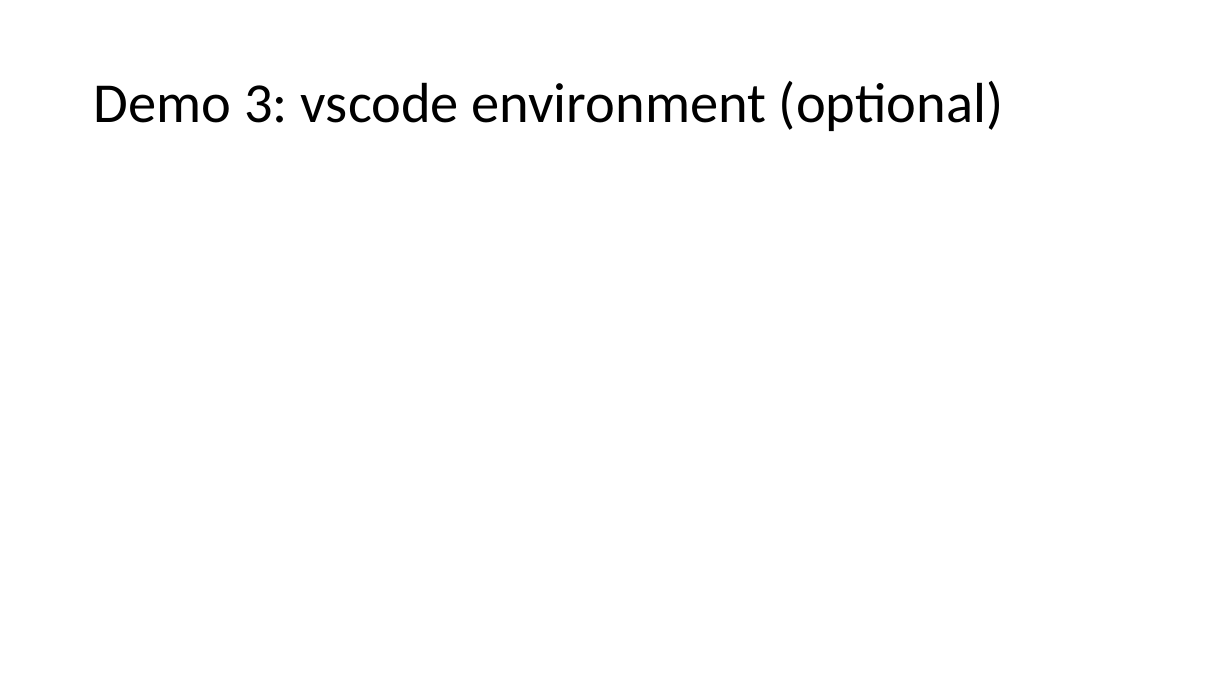
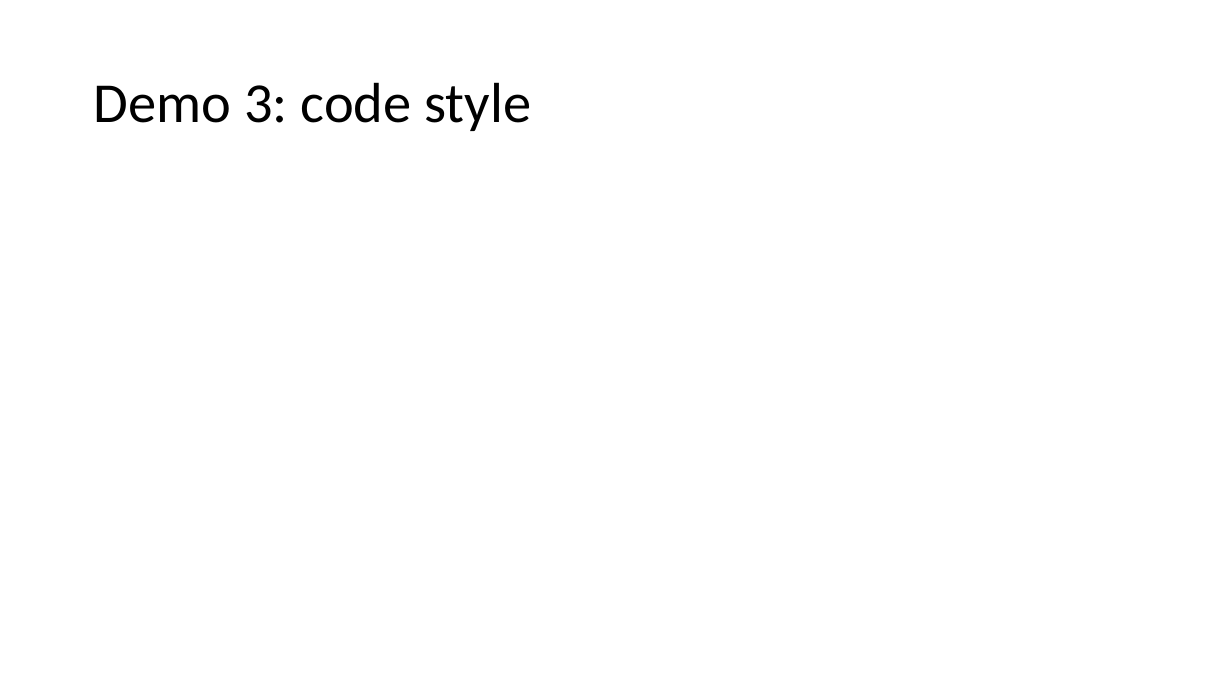
Before and after one commit to senine/workshop, a slide deck: slide 25 of Intro.pptx (slide 10 before the commit). Drawn at 1232x693 pixels with LibreOffice and Linux fonts; fonts in the diff are those of the drawing. Boxes give left, top, right and bottom in pixels: in the first picture for what was removed or moved away, otherwise in the second. Text is boxed around its words. In the diff, an @@ line names an element or a change of style, - is before the commit and + after.

```diff
--- a/Intro.pptx
+++ b/Intro.pptx
@@ title at <box>94,82,531,131</box>: text changed @@
-Demo 3: vscode environment (optional)
+Demo 3: code style
```
Also in this commit, not shown: 5 other slides changed, 14 slides added, 6 other files.
